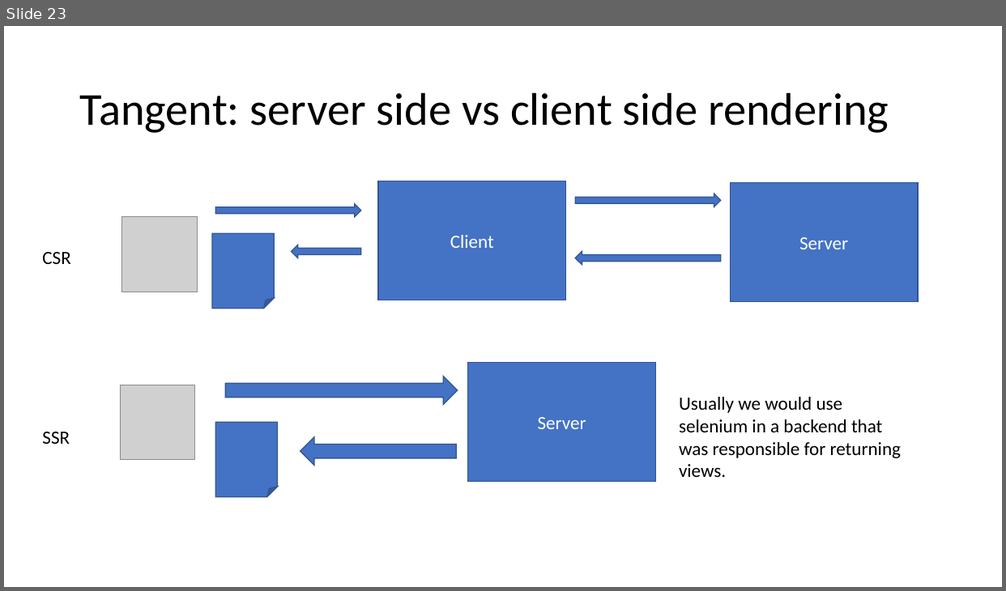
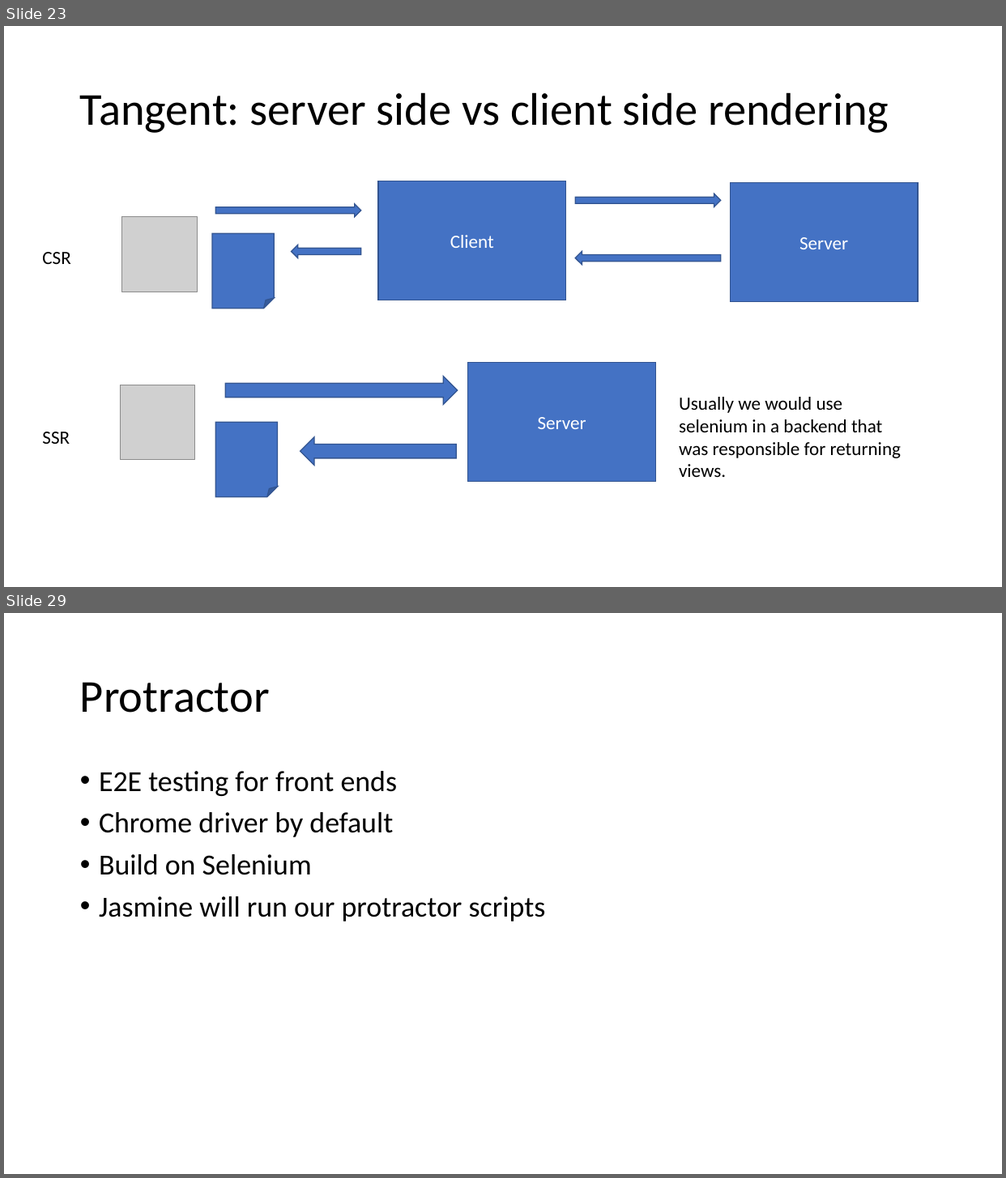
Before and after one commit to WilliamOna/staging-automation-primer-3-23, a slide deck: PrimerNotes.pptx. Shown one above the other, each under a label of ours: slide 23 before the commit, slides 23 and 29 after it; the slides between them are not shown. The pictures are 1006x591 and 1006x1178 pixels, drawn with LibreOffice and Linux fonts; fonts in the diff are those of the drawing; grey boxes stand for pictures. Boxes give left, top, right and bottom in pixels: in the first picture for what was removed or moved away, otherwise in the second. Text is boxed around its words. In the diff, an @@ line names an element or a change of style, - is before the commit and + after.

```diff
--- a/PrimerNotes.pptx
+++ b/PrimerNotes.pptx
@@ slide 29 added at [4,613,1002,1174], background #FFFFFF @@
@@ title added at [80,682,270,713], 44 pt, text #000000 @@
+Protractor
@@ text added at [99,771,546,922], 28 pt, text #000000 @@
+• E2E testing for front ends
+• Chrome driver by default
+• Build on Selenium
+• Jasmine will run our protractor scripts
```
Also in this commit, not shown: 5 other slides added.
